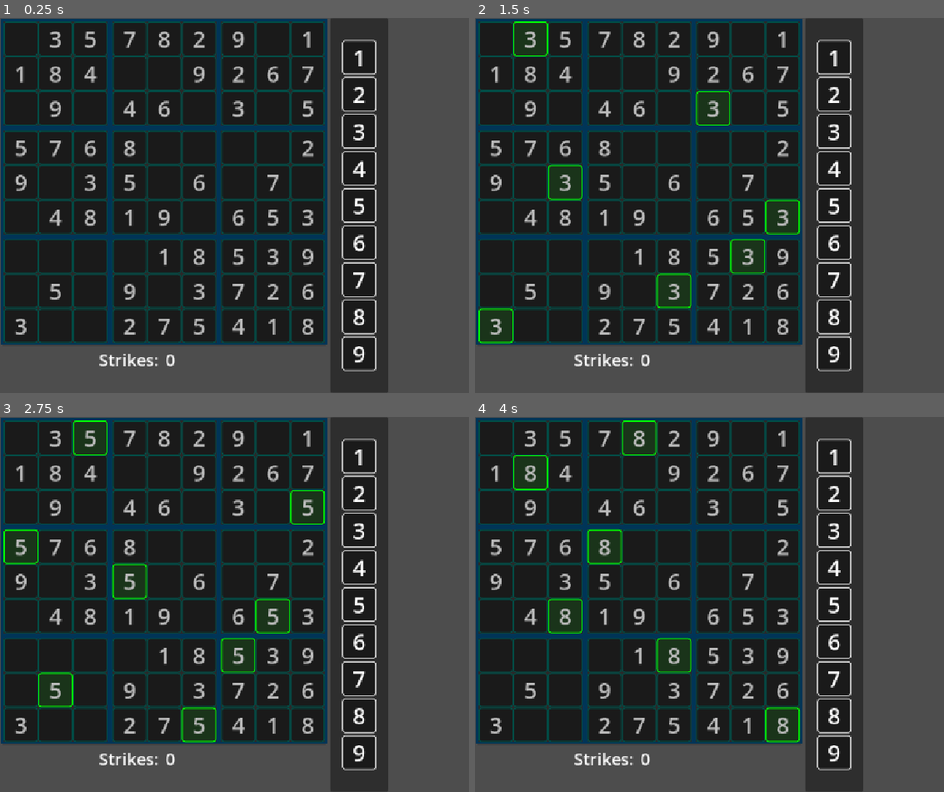
Above: before the commit, frames 1-4 (two rows, left to right).
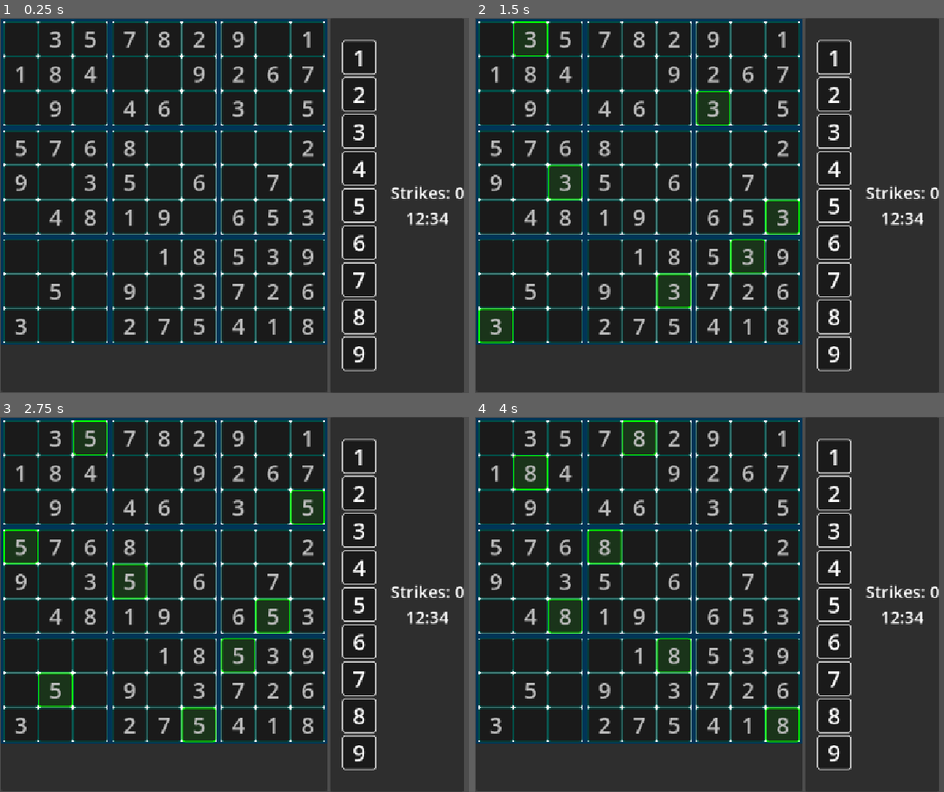
Above: after the commit, the same moments.

Repository: ignacio-w/sudoku
Game: Godot game, scene res://scenes/game.tscn
Two runs of this game, one before a commit and one after it. Both use one fixed random seed, a clock stepped at 60 frames per second and the inputs below.
Inputs (mouse positions are in pixels of both pictures, inside the frame that each line leads up to):
- Up to frame 1 (0.25 s): no input
- Up to frame 2 (1.5 s): tap Enter at 0.5 s; move the mouse to (493, 40) at 0.52 s; click (493, 40) at 0.67 s; tap Space (ui_select) at 0.77, 1.25 s; move the mouse to (531, 40) at 1.27 s; click (531, 40) at 1.42 s
- Up to frame 3 (2.75 s): tap Space (ui_select) at 1.52 s; tap Enter at 2 s; move the mouse to (89, 439) at 2.02 s; click (89, 439) at 2.17 s
- Up to frame 4 (4 s): tap Space (ui_select) at 2.75, 3.02, 3.77 s; move the mouse to (493, 473) at 2.77 s; click (493, 473) at 2.92 s; tap Enter at 3.5 s; move the mouse to (531, 473) at 3.52 s; click (531, 473) at 3.67 s

The runs differ from the first frame. In frame 1, 27% of the frame differs, in the area x 0-99%, y 0-100%; in frame 2, 27%; in frame 3, 27%; in frame 4, 27%.

Commit message:
Redid strikes counter
Sodoku class has strike counter. Game now increments strikes on mistakes.

Diff:
--- a/scenes/game.gd
+++ b/scenes/game.gd
@@ -1,6 +1,7 @@
 extends Node
 
 @onready var game_ui: GameUI = $GameUI
+@onready var timer: Timer = $Timer
 
 var game: Sudoku
 
@@ -43,9 +44,9 @@
 		cell.set_value(num)
 	else:
 		# Add to mistakes
-		game_ui.increment_strikes()
+		game.strikes += 1
+		game_ui.update_strikes(game.strikes)
 		# Animate number button
-		#num_button.animation_player.stop()
 		num_button.animation_player.play("incorrect")
 
 	print("Sent to Main for check!")
--- a/scenes/game.tscn
+++ b/scenes/game.tscn
@@ -7,3 +7,5 @@
 script = ExtResource("1_yqjtg")
 
 [node name="GameUI" parent="." unique_id=1347157726 instance=ExtResource("1_uwrxv")]
+
+[node name="Timer" type="Timer" parent="." unique_id=1884300395]
--- a/scenes/ui/gameui.gd
+++ b/scenes/ui/gameui.gd
@@ -2,15 +2,13 @@
 
 @onready var board: MarginContainer = %Board
 @onready var number_selector: GridContainer = %NumberSelector
-@onready var strike_number: Label = %StrikeNumber
+@onready var strike_label: Label = %Strikes
 const NUMBER_BUTTON = preload("uid://lvsotrxoqrq6")
 
-var strikes: int
 signal num_input_requested(cell: Cell, num: int)
 
 func _ready() -> void:
-	strikes = 0
-	strike_number.text = str(strikes)
+	strike_label.text = "Strikes: 0"
 	GameEvents.cell_value_changed.connect(_on_cell_value_changed)
 	for child in number_selector.get_children():
 		child.queue_free()
@@ -34,10 +32,9 @@
 	board.create_visual_board(board_array)
 
 
-func increment_strikes():
-	strikes += 1
-	strike_number.text = str(strikes)
-
+## Sets the strike counter to the parameter.
+func update_strikes(s: int):
+	strike_label.text = "Strikes: " + str(s)
 
 
 ## Receives the number button clicked signal from number buttons. The argument
@@ -50,7 +47,7 @@
 
 	# Check if a cell is foucsed or is empty
 	if focused_cell == null or focused_cell.value != 0:
-		#num_button.animation_player.stop()
+		num_button.animation_player.stop()
 		num_button.animation_player.play("warning")
 		return
 
--- a/scenes/ui/gameui.tscn
+++ b/scenes/ui/gameui.tscn
@@ -27,64 +27,70 @@
 [node name="Board" parent="MarginContainer/HBoxContainer/VBoxContainer" unique_id=637133488 instance=ExtResource("1_jscc3")]
 unique_name_in_owner = true
 layout_mode = 2
-
-[node name="HBoxContainer" type="HBoxContainer" parent="MarginContainer/HBoxContainer/VBoxContainer" unique_id=1852151977]
-layout_mode = 2
-
-[node name="Strikes" type="Label" parent="MarginContainer/HBoxContainer/VBoxContainer/HBoxContainer" unique_id=1760514272]
-layout_mode = 2
-size_flags_horizontal = 3
-theme_override_font_sizes/font_size = 29
-text = "Strikes: "
-horizontal_alignment = 2
-
-[node name="StrikeNumber" type="Label" parent="MarginContainer/HBoxContainer/VBoxContainer/HBoxContainer" unique_id=2121059670]
-unique_name_in_owner = true
-layout_mode = 2
-size_flags_horizontal = 3
-theme_override_font_sizes/font_size = 29
-text = "0"
+size_flags_horizontal = 1
+size_flags_vertical = 3
 
 [node name="SelectorPanelContainer" type="PanelContainer" parent="MarginContainer/HBoxContainer" unique_id=1549296339]
 layout_mode = 2
 
-[node name="MarginContainer" type="MarginContainer" parent="MarginContainer/HBoxContainer/SelectorPanelContainer" unique_id=1830331976]
+[node name="HBoxContainer" type="HBoxContainer" parent="MarginContainer/HBoxContainer/SelectorPanelContainer" unique_id=1852151977]
+layout_mode = 2
+
+[node name="MarginContainer" type="MarginContainer" parent="MarginContainer/HBoxContainer/SelectorPanelContainer/HBoxContainer" unique_id=1830331976]
 layout_mode = 2
 theme_override_constants/margin_left = 20
 theme_override_constants/margin_right = 20
 
-[node name="NumberSelector" type="GridContainer" parent="MarginContainer/HBoxContainer/SelectorPanelContainer/MarginContainer" unique_id=1908143308]
+[node name="NumberSelector" type="GridContainer" parent="MarginContainer/HBoxContainer/SelectorPanelContainer/HBoxContainer/MarginContainer" unique_id=1908143308]
 unique_name_in_owner = true
 layout_mode = 2
 size_flags_horizontal = 4
 size_flags_vertical = 4
 
-[node name="NumberButton" parent="MarginContainer/HBoxContainer/SelectorPanelContainer/MarginContainer/NumberSelector" unique_id=7488472 instance=ExtResource("3_nqx3d")]
+[node name="NumberButton" parent="MarginContainer/HBoxContainer/SelectorPanelContainer/HBoxContainer/MarginContainer/NumberSelector" unique_id=7488472 instance=ExtResource("3_nqx3d")]
 layout_mode = 2
 
-[node name="NumberButton2" parent="MarginContainer/HBoxContainer/SelectorPanelContainer/MarginContainer/NumberSelector" unique_id=1655204838 instance=ExtResource("3_nqx3d")]
+[node name="NumberButton2" parent="MarginContainer/HBoxContainer/SelectorPanelContainer/HBoxContainer/MarginContainer/NumberSelector" unique_id=1655204838 instance=ExtResource("3_nqx3d")]
 layout_mode = 2
 
-[node name="NumberButton3" parent="MarginContainer/HBoxContainer/SelectorPanelContainer/MarginContainer/NumberSelector" unique_id=1457734819 instance=ExtResource("3_nqx3d")]
+[node name="NumberButton3" parent="MarginContainer/HBoxContainer/SelectorPanelContainer/HBoxContainer/MarginContainer/NumberSelector" unique_id=1457734819 instance=ExtResource("3_nqx3d")]
 layout_mode = 2
 
-[node name="NumberButton4" parent="MarginContainer/HBoxContainer/SelectorPanelContainer/MarginContainer/NumberSelector" unique_id=1546039430 instance=ExtResource("3_nqx3d")]
+[node name="NumberButton4" parent="MarginContainer/HBoxContainer/SelectorPanelContainer/HBoxContainer/MarginContainer/NumberSelector" unique_id=1546039430 instance=ExtResource("3_nqx3d")]
 layout_mode = 2
 
-[node name="NumberButton5" parent="MarginContainer/HBoxContainer/SelectorPanelContainer/MarginContainer/NumberSelector" unique_id=1473690151 instance=ExtResource("3_nqx3d")]
+[node name="NumberButton5" parent="MarginContainer/HBoxContainer/SelectorPanelContainer/HBoxContainer/MarginContainer/NumberSelector" unique_id=1473690151 instance=ExtResource("3_nqx3d")]
 layout_mode = 2
 
-[node name="NumberButton6" parent="MarginContainer/HBoxContainer/SelectorPanelContainer/MarginContainer/NumberSelector" unique_id=453907866 instance=ExtResource("3_nqx3d")]
+[node name="NumberButton6" parent="MarginContainer/HBoxContainer/SelectorPanelContainer/HBoxContainer/MarginContainer/NumberSelector" unique_id=453907866 instance=ExtResource("3_nqx3d")]
 layout_mode = 2
 
-[node name="NumberButton7" parent="MarginContainer/HBoxContainer/SelectorPanelContainer/MarginContainer/NumberSelector" unique_id=1982038624 instance=ExtResource("3_nqx3d")]
+[node name="NumberButton7" parent="MarginContainer/HBoxContainer/SelectorPanelContainer/HBoxContainer/MarginContainer/NumberSelector" unique_id=1982038624 instance=ExtResource("3_nqx3d")]
 layout_mode = 2
 
-[node name="NumberButton8" parent="MarginContainer/HBoxContainer/SelectorPanelContainer/MarginContainer/NumberSelector" unique_id=1125424251 instance=ExtResource("3_nqx3d")]
+[node name="NumberButton8" parent="MarginContainer/HBoxContainer/SelectorPanelContainer/HBoxContainer/MarginContainer/NumberSelector" unique_id=1125424251 instance=ExtResource("3_nqx3d")]
 layout_mode = 2
 
-[node name="NumberButton9" parent="MarginContainer/HBoxContainer/SelectorPanelContainer/MarginContainer/NumberSelector" unique_id=1201367247 instance=ExtResource("3_nqx3d")]
+[node name="NumberButton9" parent="MarginContainer/HBoxContainer/SelectorPanelContainer/HBoxContainer/MarginContainer/NumberSelector" unique_id=1201367247 instance=ExtResource("3_nqx3d")]
 layout_mode = 2
+
+[node name="VBoxContainer" type="VBoxContainer" parent="MarginContainer/HBoxContainer/SelectorPanelContainer/HBoxContainer" unique_id=2041483287]
+layout_mode = 2
+alignment = 1
+
+[node name="Strikes" type="Label" parent="MarginContainer/HBoxContainer/SelectorPanelContainer/HBoxContainer/VBoxContainer" unique_id=2121059670]
+unique_name_in_owner = true
+layout_mode = 2
+size_flags_horizontal = 3
+theme_override_font_sizes/font_size = 29
+text = "Strikes: 0"
+
+[node name="Time" type="Label" parent="MarginContainer/HBoxContainer/SelectorPanelContainer/HBoxContainer/VBoxContainer" unique_id=1956447886]
+layout_mode = 2
+size_flags_horizontal = 3
+theme_override_font_sizes/font_size = 29
+text = "12:34"
+horizontal_alignment = 1
 
 [node name="PanelContainer2" type="PanelContainer" parent="MarginContainer/HBoxContainer" unique_id=228835721]
 visible = false
--- a/scenes/ui/sub_grid.tscn
+++ b/scenes/ui/sub_grid.tscn
@@ -4,7 +4,7 @@
 [ext_resource type="PackedScene" uid="uid://dbdear076ofrm" path="res://scenes/ui/cell.tscn" id="1_leno7"]
 
 [sub_resource type="StyleBoxFlat" id="StyleBoxFlat_uhup1"]
-bg_color = Color(0.16, 0.16, 0.16, 1)
+bg_color = Color(1, 1, 1, 1)
 border_width_left = 4
 border_width_top = 4
 border_width_right = 4
--- a/scripts/sudoku.gd
+++ b/scripts/sudoku.gd
@@ -2,7 +2,9 @@
 
 var player_board: Array[Array]
 var solution_board: Array[Array]
+var strikes: int = 0
 enum Difficulty {EASY, NORMAL, HARD}
+
 
 ## TODO: Add settings, modes, etc. (ex: Validate input?)
 ## Extend class to create new Sodoku modes?
